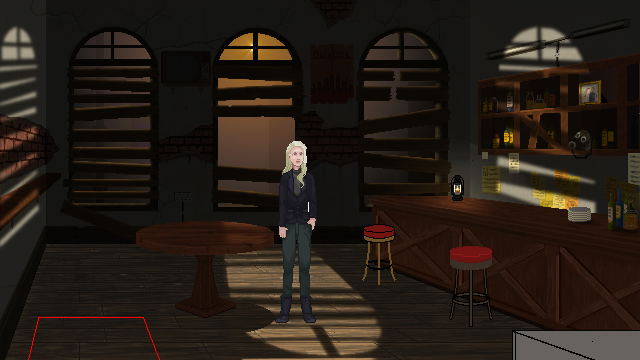
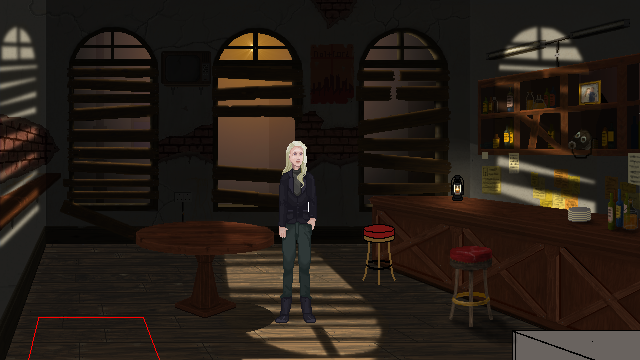
Layer changes from the first 640 × 360 image to the second:
added layer "shadowstool" above "Guides" over [440, 245, 518, 348]
painted on "Stools" over [440, 246, 493, 327]
